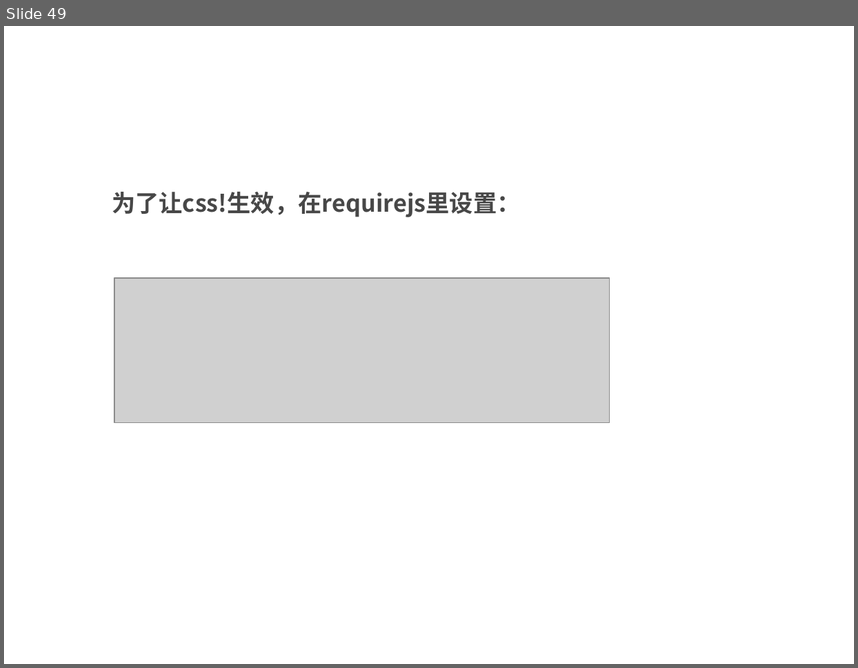
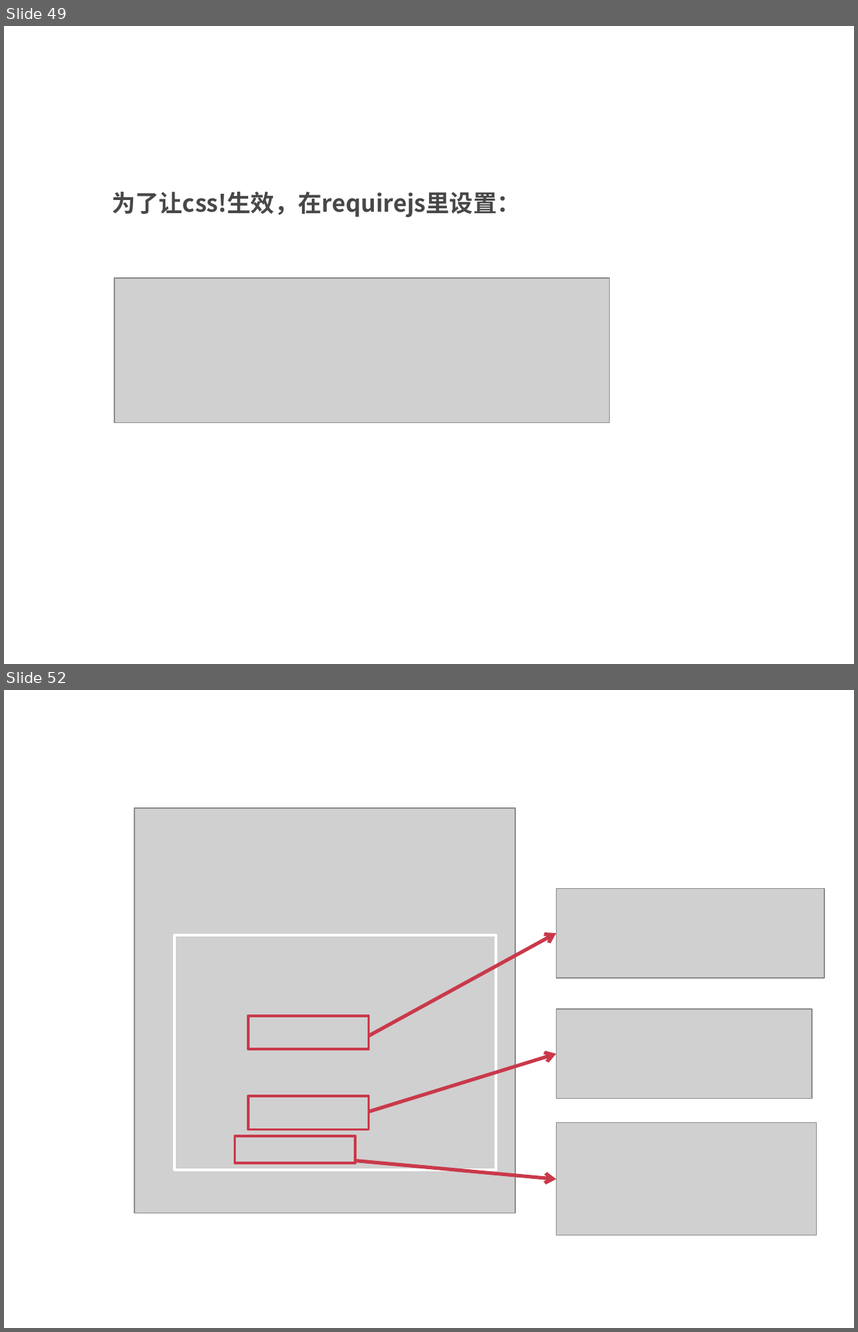
Before and after one commit to silvajs/lecturer, a slide deck: requirejs/doc/requirejs.pptx. Shown one above the other, each under a label of ours: slide 49 before the commit, slides 49 and 52 after it; the slides between them are not shown. The pictures are 858x668 and 858x1332 pixels, drawn with LibreOffice and Linux fonts; fonts in the diff are those of the drawing; grey boxes stand for pictures. Boxes give left, top, right and bottom in pixels: in the first picture for what was removed or moved away, otherwise in the second. Text is boxed around its words. In the diff, an @@ line names an element or a change of style, - is before the commit and + after.

```diff
--- a/requirejs/doc/requirejs.pptx
+++ b/requirejs/doc/requirejs.pptx
@@ slide 52 added at bbox=[4, 690, 854, 1328], background #FFFFFF @@
@@ picture added at bbox=[135, 808, 516, 1213] @@
@@ picture added at bbox=[557, 888, 825, 977] @@
@@ rectangle added at bbox=[175, 935, 496, 1170], outline #FFFFFF 2.25 pt @@
@@ arrow added from (369, 1035) to (557, 933), #C9394A 3 pt @@
@@ rectangle added at bbox=[248, 1016, 369, 1049], outline #C9394A 2.25 pt @@
@@ picture added at bbox=[557, 1009, 813, 1098] @@
@@ arrow added from (369, 1112) to (557, 1054), #C9394A 3 pt @@
@@ rectangle added at bbox=[248, 1096, 369, 1129], outline #C9394A 2.25 pt @@
@@ picture added at bbox=[557, 1123, 817, 1235] @@
@@ rectangle added at bbox=[235, 1136, 356, 1163], outline #C9394A 2.25 pt @@
@@ arrow added from (355, 1160) to (557, 1179), #C9394A 3 pt @@
```
Also in this commit, not shown: 3 other slides added, 5 other files.
